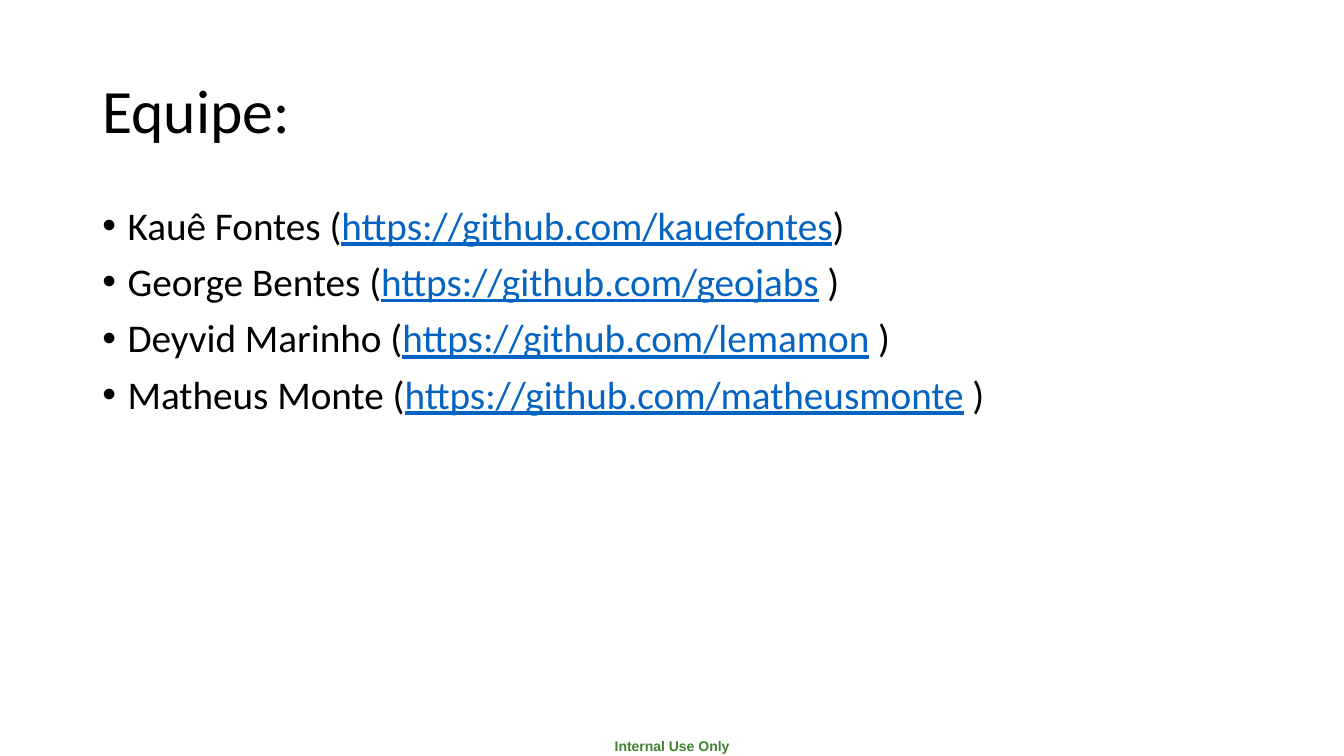
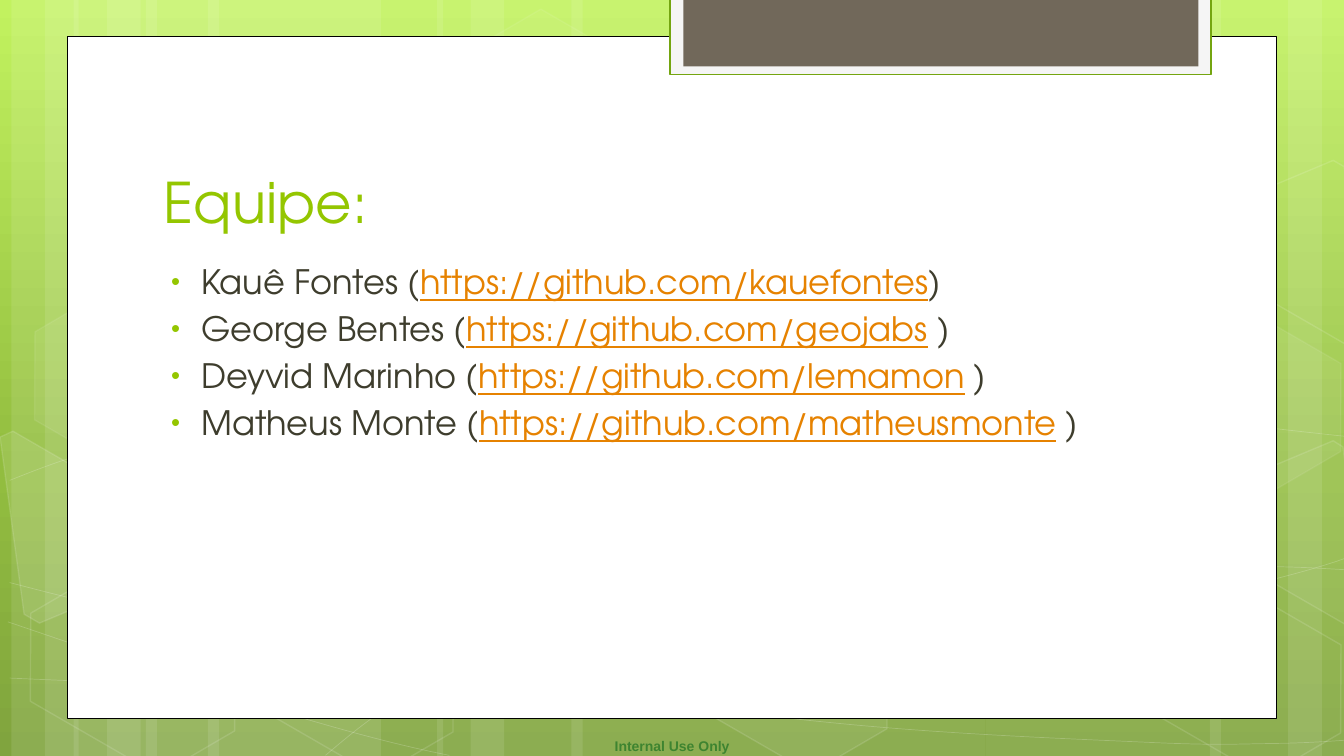
Before and after one commit to kauefontes/DoYouKnowMarioLib, a slide deck: slide 2 of Docs/Introdution.pptx. Drawn at 1344x756 pixels with LibreOffice and Linux fonts; fonts in the diff are those of the drawing. Boxes give left, top, right and bottom in pixels: in the first picture for what was removed or moved away, otherwise in the second. Text is boxed around its words. In the diff, an @@ line names an element or a change of style, - is before the commit and + after.

```diff
--- a/Docs/Introdution.pptx
+++ b/Docs/Introdution.pptx
@@ background #FFFFFF to gradient #C3F35F to #93BF3F to #81A53E @@
@@ rectangle added at <box>670,0,1211,75</box>, fill #F5F5F5, outline #74A510 1.25 pt @@
@@ rectangle added at <box>684,0,1199,67</box>, fill #71685A @@
@@ rectangle added at <box>68,36,1277,718</box>, fill #FFFFFF, outline #000000 0.5 pt @@
@@ title "Equipe:": place and size @@
-title "Equipe:" at <box>102,90,289,143</box>
+title "Equipe:" at <box>163,181,367,234</box>
@@ title "Equipe:" at <box>163,181,367,234</box>: size 44 to 40 pt, font Calibri to TeX Gyre Adventor, text colour #000000 to #94C600; line spacing 0.9 to 1; vertical alignment middle to bottom @@
@@ group added at <box>0,0,1344,756</box>: 12 rectangles, 8 freeform shapes, 7 hexagons @@
@@ text "Kauê Fontes (https://github.com/kauefontes)": place and size @@
-text "Kauê Fontes (https://github.com/kauefontes)" at <box>128,211,964,416</box>
+text "Kauê Fontes (https://github.com/kauefontes)" at <box>201,269,1057,443</box>
@@ text "Kauê Fontes (https://github.com/kauefontes)" at <box>201,269,1057,443</box>: size 28 to 24 pt, font Calibri to TeX Gyre Adventor; text colour #000000 to #3E3D2D in "Kauê Fontes (https://github.com/kauefontes)", "George Bentes (https://github.com/geojabs )", "Deyvid Marinho (https://github.com/lemamon )", "Matheus Monte (https://github.com/matheusmonte )"; text colour #0563C1 to #E68200 in "(https://github.com/kauefontes)", "(https://github.com/geojabs", "(https://github.com/lemamon", "(https://github.com/matheusmonte"; indent changed; line spacing 0.9 to 1; less space between paragraphs @@
```
Also in this commit, not shown: 1 other slide changed, 12 slides added, 21 other files.
